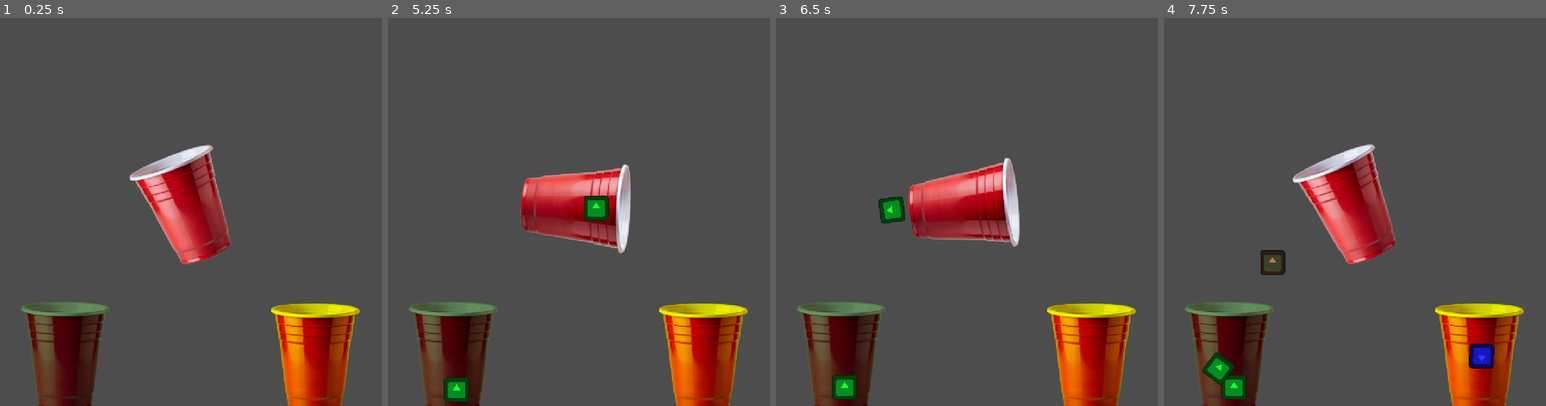
Above: before the commit, frames 1-4 (left to right).
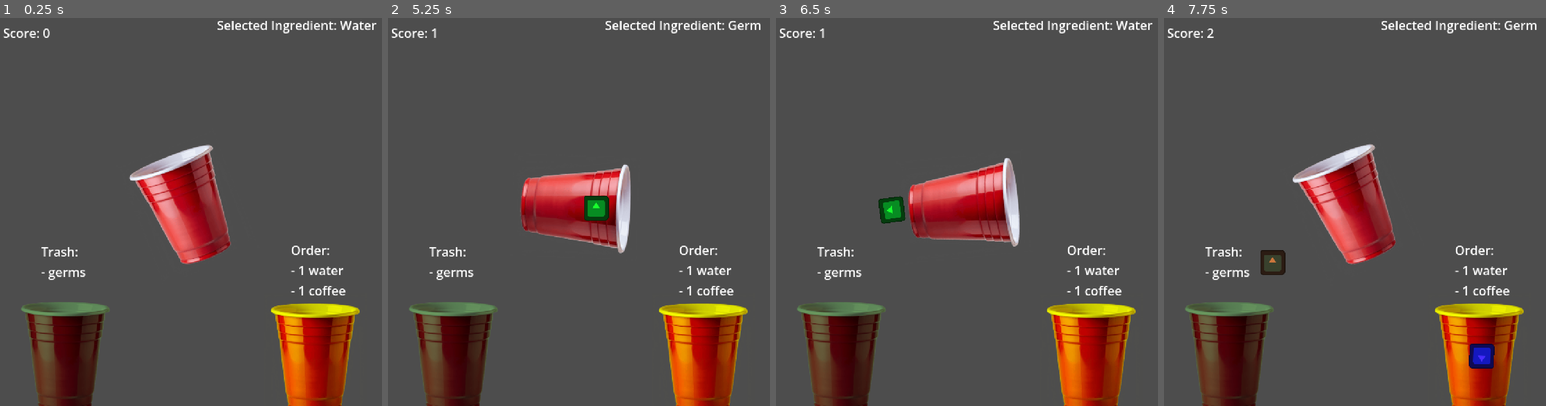
Above: after the commit, the same moments.

Repository: Octoan1/GD2-MG2-Group-3
Game: Godot game, scene res://main.tscn
Two runs of this game, one before a commit and one after it. Both use one fixed random seed, a clock stepped at 60 frames per second and the inputs below. The engine's default icon, where the game draws it, is replaced by a stand-in: a white triangle on a blue panel in a dark square.
Inputs (mouse positions are in pixels of both pictures, inside the frame that each line leads up to):
- Up to frame 1 (0.25 s): no input
- Up to frame 2 (5.25 s): tap Enter at 0.5 s; move the mouse to (663, 188) at 0.52 s; hold Space (Action, bound only before the commit) 0.53-1.28 s; click (663, 188) at 0.67 s; tap T at 0.8, 1.35 s; move the mouse to (494, 227) at 1.27 s; click (494, 227) at 1.42 s; tap 1 at 1.55, 2.1 s; move the mouse to (617, 118) at 2.02 s; click (617, 118) at 2.17 s; tap 2 at 2.3, 2.85 s; move the mouse to (556, 285) at 2.77 s; click (556, 285) at 2.92 s; tap 3 at 3.05, 3.6 s; move the mouse to (697, 266) at 3.52 s; click (697, 266) at 3.67 s; tap R at 3.8, 4.35 s; move the mouse to (456, 146) at 4.27 s; click (456, 146) at 4.42 s; tap Space (Action, bound only before the commit) at 4.55 s; move the mouse to (594, 208) at 5.02 s; hold Space (Action, bound only before the commit) from 5.03 s (still down); click (594, 208) at 5.17 s
- Up to frame 3 (6.5 s): tap T at 5.3, 5.85 s; move the mouse to (905, 107) at 5.77 s; release Space (Action, bound only before the commit) at 5.78 s; click (905, 107) at 5.92 s; tap 1 at 6.05 s
- Up to frame 4 (7.75 s): move the mouse to (1439, 188) at 6.52 s; tap 1 at 6.6 s; click (1439, 188) at 6.67 s; tap 2 at 6.8, 7.35 s; move the mouse to (1270, 227) at 7.27 s; click (1270, 227) at 7.42 s; tap 3 at 7.55 s

The runs differ from the first frame. In frame 1, 1.2% of the frame differs, in the area x 0-99%, y 0-72%; in frame 2, 1.6%; in frame 3, 1.6%; in frame 4, 2.0%, in the area x 0-98%, y 0-99%.

Commit message:
stuff
- added the music
- some actual gaming
- etc

Diff:
--- a/collection_cup.gd
+++ b/collection_cup.gd
@@ -1,10 +1,67 @@
 extends StaticBody2D
+
+signal update_score(amount: int)
 
 @onready var cup_contents_detection: Area2D = $CupContentsDetection
 
+@export var spawner: Node2D
+@export var base_recipe: Recipe
+
 var contents: Array[Node2D] = []
 
+enum Recipe {COFFEE, TRASH}
+
+func _ready() -> void:
+	if spawner:
+		spawner.remove_all_ingredients.connect(_on_remove_all_ingredients)
 
 func _on_cup_contents_detection_body_entered(body: Node2D) -> void:
-	print(body.name)
 	contents.append(body)
+
+	# check for recipe
+	check_recipe(base_recipe)
+
+
+func check_recipe(recipe: Recipe):
+	#print("\nIn ", self.name, ": ")
+	#for obj in contents:
+		#print(obj.name, " ", obj.get_groups())
+
+	# check for recipe
+	match recipe:
+		Recipe.COFFEE:
+			var coffee = null
+			var water = null
+			for ingredient: RigidBody2D in contents:
+				if ingredient.is_in_group("coffee") and coffee == null:
+					#ingredient.modulate = Color.GOLD
+					coffee = ingredient
+				elif ingredient.is_in_group("water") and water == null:
+					#ingredient.modulate = Color.GOLD
+					water = ingredient
+				if coffee and water:
+					contents.erase(coffee)
+					coffee.queue_free()
+					coffee = null
+
+					contents.erase(water)
+					water.queue_free()
+					water = null
+
+					update_score.emit(3)
+				else:
+					if ingredient:
+						ingredient.apply_impulse(Vector2(0,0))
+
+		Recipe.TRASH:
+			for ingredient in contents:
+				if ingredient.is_in_group("germ"):
+					#ingredient.modulate = Color.RED
+					contents.erase(ingredient)
+					ingredient.queue_free()
+
+					update_score.emit(1)
+
+
+func _on_remove_all_ingredients() -> void:
+	contents.clear()
--- a/collection_cup.tscn
+++ b/collection_cup.tscn
@@ -4,6 +4,7 @@
 [ext_resource type="Script" uid="uid://cyl56d86e137p" path="res://collection_cup.gd" id="1_ofgyg"]
 
 [node name="CollectionCup" type="StaticBody2D" unique_id=1882889429]
+collision_mask = 0
 script = ExtResource("1_ofgyg")
 
 [node name="Sprite2D" type="Sprite2D" parent="." unique_id=1139283360]
@@ -14,6 +15,8 @@
 polygon = PackedVector2Array(-37, -42, -22, 46, 21, 46, 37, -42, 27, -40, 15, 37, -16, 37, -26, -39)
 
 [node name="CupContentsDetection" type="Area2D" parent="." unique_id=1780360092]
+collision_layer = 0
+collision_mask = 2
 
 [node name="CollisionPolygon2D" type="CollisionPolygon2D" parent="CupContentsDetection" unique_id=1469876706]
 polygon = PackedVector2Array(-28, -29, 29, -29, 17, 40, -18, 40)
--- a/cup.gd
+++ b/cup.gd
@@ -15,7 +15,7 @@
 
 # Called every frame. 'delta' is the elapsed time since the previous frame.
 func _process(delta: float) -> void:
-	if Input.is_action_pressed("Action"):
+	if Input.is_action_pressed("action"):
 		self.rotation += rotation_speed * delta * 1.1
 	else:
 		self.rotation += -rotation_speed * delta
--- a/cup.tscn
+++ b/cup.tscn
@@ -4,6 +4,7 @@
 [ext_resource type="Texture2D" uid="uid://b04rodsxtpo2l" path="res://cup.png" id="2_hxhe5"]
 
 [node name="Cup" type="CharacterBody2D" unique_id=1028320870]
+collision_mask = 0
 script = ExtResource("1_ponjl")
 
 [node name="Sprite2D" type="Sprite2D" parent="." unique_id=1047603354]
--- a/main.tscn
+++ b/main.tscn
@@ -3,6 +3,8 @@
 [ext_resource type="PackedScene" uid="uid://3l24jhapkoql" path="res://object_spawner/object_spawner.tscn" id="1_ig7tw"]
 [ext_resource type="PackedScene" uid="uid://bfdj7se1k83q1" path="res://cup.tscn" id="2_0xm2m"]
 [ext_resource type="PackedScene" uid="uid://ctyu5gadbmowi" path="res://collection_cup.tscn" id="3_h2yge"]
+[ext_resource type="AudioStream" uid="uid://d1oss106vxvxm" path="res://Coffee.mp3" id="4_1bvp3"]
+[ext_resource type="Script" uid="uid://boh08eotpos5r" path="res://score.gd" id="5_lquwl"]
 
 [node name="Main" type="Node2D" unique_id=1991473030]
 
@@ -14,12 +16,53 @@
 
 [node name="Camera2D" type="Camera2D" parent="." unique_id=56953282]
 
-[node name="VictoryCup" parent="." unique_id=1882889429 instance=ExtResource("3_h2yge")]
+[node name="VictoryCup" parent="." unique_id=1882889429 node_paths=PackedStringArray("spawner") instance=ExtResource("3_h2yge")]
 modulate = Color(1, 1, 0, 1)
 position = Vector2(163, 194)
 scale = Vector2(1.5, 1.5)
+spawner = NodePath("../ObjectSpawner")
 
-[node name="TrashCup" parent="." unique_id=643008394 instance=ExtResource("3_h2yge")]
+[node name="TrashCup" parent="." unique_id=643008394 node_paths=PackedStringArray("spawner") instance=ExtResource("3_h2yge")]
 modulate = Color(0.42529723, 0.6038802, 0.3720845, 1)
 position = Vector2(-158, 192)
 scale = Vector2(1.5, 1.5)
+spawner = NodePath("../ObjectSpawner")
+base_recipe = 1
+
+[node name="BGMusic" type="AudioStreamPlayer" parent="." unique_id=819760885]
+stream = ExtResource("4_1bvp3")
+
+[node name="Label" type="Label" parent="." unique_id=1290216403]
+offset_left = 132.0
+offset_top = 44.0
+offset_right = 203.0
+offset_bottom = 119.0
+text = "Order:
+- 1 water
+- 1 coffee"
+
+[node name="Label2" type="Label" parent="." unique_id=1147445821]
+offset_left = -189.0
+offset_top = 46.0
+offset_right = -131.0
+offset_bottom = 95.0
+text = "Trash:
+- germs"
+
+[node name="Score" type="Label" parent="." unique_id=313751055]
+offset_left = -238.0
+offset_top = -235.0
+offset_right = -177.0
+offset_bottom = -212.0
+text = "Score: 0"
+script = ExtResource("5_lquwl")
+
+[node name="DebugLabel" type="Label" parent="." unique_id=1612547457]
+offset_left = 37.0
+offset_top = -245.0
+offset_right = 196.0
+offset_bottom = -222.0
+text = "Selected Ingredient: Water"
+
+[connection signal="update_score" from="VictoryCup" to="Score" method="_on_victory_cup_update_score"]
+[connection signal="update_score" from="TrashCup" to="Score" method="_on_trash_cup_update_score"]
--- a/object_spawner/coffee/coffee_bean.tscn
+++ b/object_spawner/coffee/coffee_bean.tscn
@@ -5,7 +5,9 @@
 [sub_resource type="CircleShape2D" id="CircleShape2D_yq3m0"]
 radius = 62.801273
 
-[node name="CoffeeBean" type="RigidBody2D" unique_id=1766887428]
+[node name="CoffeeBean" type="RigidBody2D" unique_id=1766887428 groups=["coffee"]]
+collision_layer = 2
+collision_mask = 3
 
 [node name="Sprite2D" type="Sprite2D" parent="." unique_id=2067582569]
 modulate = Color(0.8005983, 0.46279746, 0.2336992, 1)
--- a/object_spawner/germ/germ.tscn
+++ b/object_spawner/germ/germ.tscn
@@ -5,7 +5,9 @@
 [sub_resource type="CircleShape2D" id="CircleShape2D_b18de"]
 radius = 62.801273
 
-[node name="Germ" type="RigidBody2D" unique_id=1991736768]
+[node name="Germ" type="RigidBody2D" unique_id=1991736768 groups=["germ"]]
+collision_layer = 2
+collision_mask = 3
 
 [node name="Sprite2D" type="Sprite2D" parent="." unique_id=1948324836]
 modulate = Color(0.09803922, 1, 0.1764706, 1)
--- a/object_spawner/object_spawner.gd
+++ b/object_spawner/object_spawner.gd
@@ -1,9 +1,12 @@
 extends Node2D
+
+signal remove_all_ingredients
 
 @export var coffee_bean: PackedScene
 @export var water: PackedScene
 @export var germ: PackedScene
 
+@onready var debug_label: Label = $"../DebugLabel"
 @onready var object_container: Node = $ObjectContainer
 var objects = []
 
@@ -11,18 +14,24 @@
 
 var curr_type: spawn_type = spawn_type.WATER
 
+func _ready() -> void:
+	print("Spawn Type: ", curr_type)
+
 func _input(event: InputEvent) -> void:
 	# handle keyboard input
 	if event is InputEventKey and event.is_pressed():
 		if event.keycode == KEY_1:
 			curr_type = spawn_type.WATER
-			print("\nSwitched to water")
+			print("Switched to water")
+			debug_label.text = "Selected Ingredient: Water"
 		if event.keycode == KEY_2:
 			curr_type = spawn_type.COFFEE
-			print("\nSwitched to coffee")
+			print("Switched to coffee")
+			debug_label.text = "Selected Ingredient: Coffee"
 		if event.keycode == KEY_3:
 			curr_type = spawn_type.GERM
-			print("\nSwitched to germ")
+			print("Switched to germ")
+			debug_label.text = "Selected Ingredient: Germ"
 		if event.keycode == KEY_R:
 			print("\nRemoved ", objects.size(), " objects")
 			for obj in objects:
@@ -32,6 +41,11 @@
 			i = 0
 			j = 0
 			k = 0
+			remove_all_ingredients.emit()
+		#if event.keycode == KEY_T:
+			#for obj in objects:
+				#print(obj)
+
 
 
 	# handle mouse input
@@ -51,6 +65,7 @@
 		spawn_type.WATER:
 			instance = water.instantiate()
 			instance.name = "Water%d" %i
+			#instance.add_to_group("water")
 			i += 1
 		spawn_type.COFFEE:
 			instance = coffee_bean.instantiate()
--- a/object_spawner/water/water.tscn
+++ b/object_spawner/water/water.tscn
@@ -5,7 +5,9 @@
 [sub_resource type="CircleShape2D" id="CircleShape2D_b18de"]
 radius = 62.801273
 
-[node name="Water" type="RigidBody2D" unique_id=1991736768]
+[node name="Water" type="RigidBody2D" unique_id=1991736768 groups=["water"]]
+collision_layer = 2
+collision_mask = 3
 
 [node name="Sprite2D" type="Sprite2D" parent="." unique_id=1948324836]
 modulate = Color(0.28235295, 0.17254902, 1, 1)
--- a/project.godot
+++ b/project.godot
@@ -23,13 +23,24 @@
 window/size/window_height_override=1024
 window/stretch/mode="viewport"
 
+[global_group]
+
+water=""
+germ=""
+coffee=""
+
 [input]
 
-Action={
+action={
 "deadzone": 0.2,
 "events": [Object(InputEventKey,"resource_local_to_scene":false,"resource_name":"","device":-1,"window_id":0,"alt_press …(191 unchanged characters)…
 ]
 }
+
+[layer_names]
+
+2d_physics/layer_1="Walls"
+2d_physics/layer_2="Objects"
 
 [physics]
 
--- /dev/null
+++ b/score.gd
@@ -0,0 +1,14 @@
+extends Label
+
+var score: int = 0
+
+func _ready() -> void:
+	self.text = "Score: %d" %score
+
+func _on_victory_cup_update_score(amount: int) -> void:
+	score += amount
+	self.text = "Score: %d" %score
+
+func _on_trash_cup_update_score(amount: int) -> void:
+	score += amount
+	self.text = "Score: %d" %score
Not shown, added: Coffee.mp3.import
Not shown, added: Export/game/index.apple-touch-icon.png.import
Not shown, added: Export/game/index.icon.png.import
Not shown, added: Export/game/index.png.import
Not shown, added: export_presets.cfg
Not shown, added: score.gd.uid
Not shown, added: Coffee.mp3
Not shown, added: Export/game.zip
Not shown, added: Export/game/index.apple-touch-icon.png
Not shown, added: Export/game/index.audio.position.worklet.js
Not shown, added: Export/game/index.audio.worklet.js
Not shown, added: Export/game/index.html
(and 5 more such lines)
